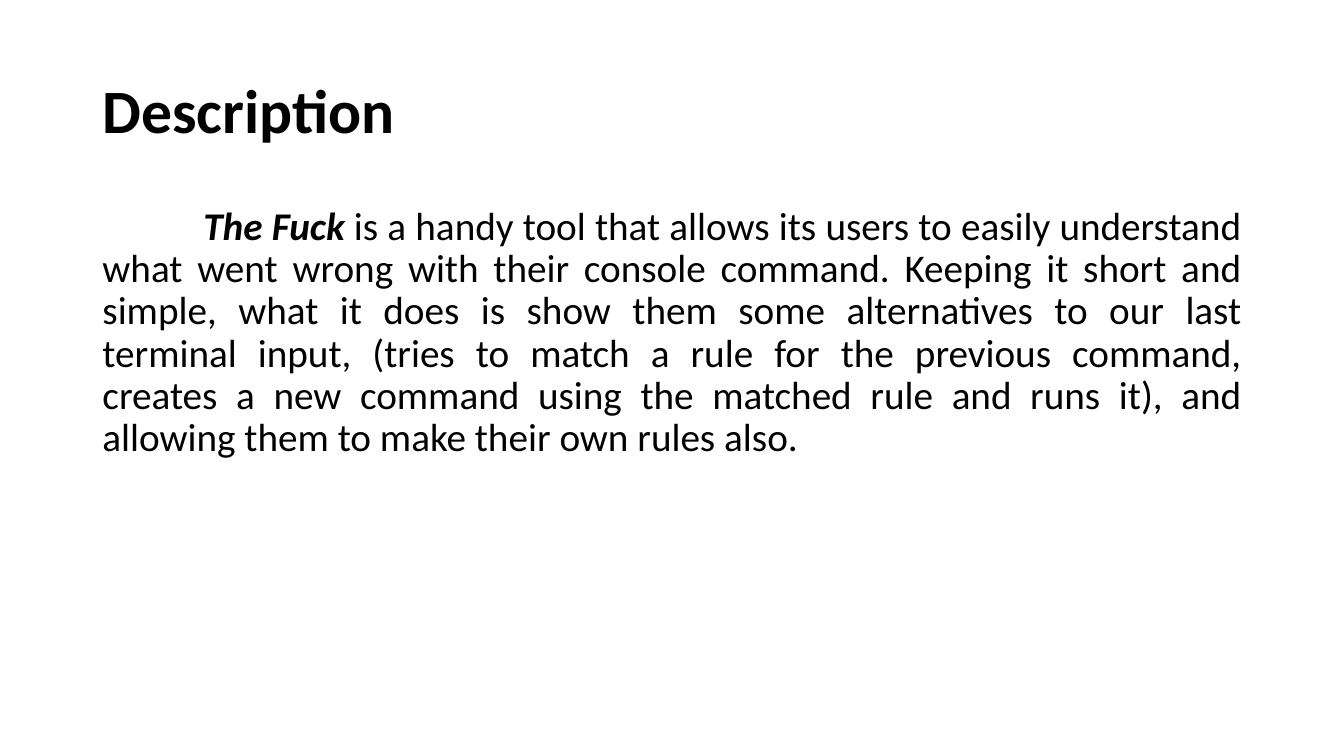
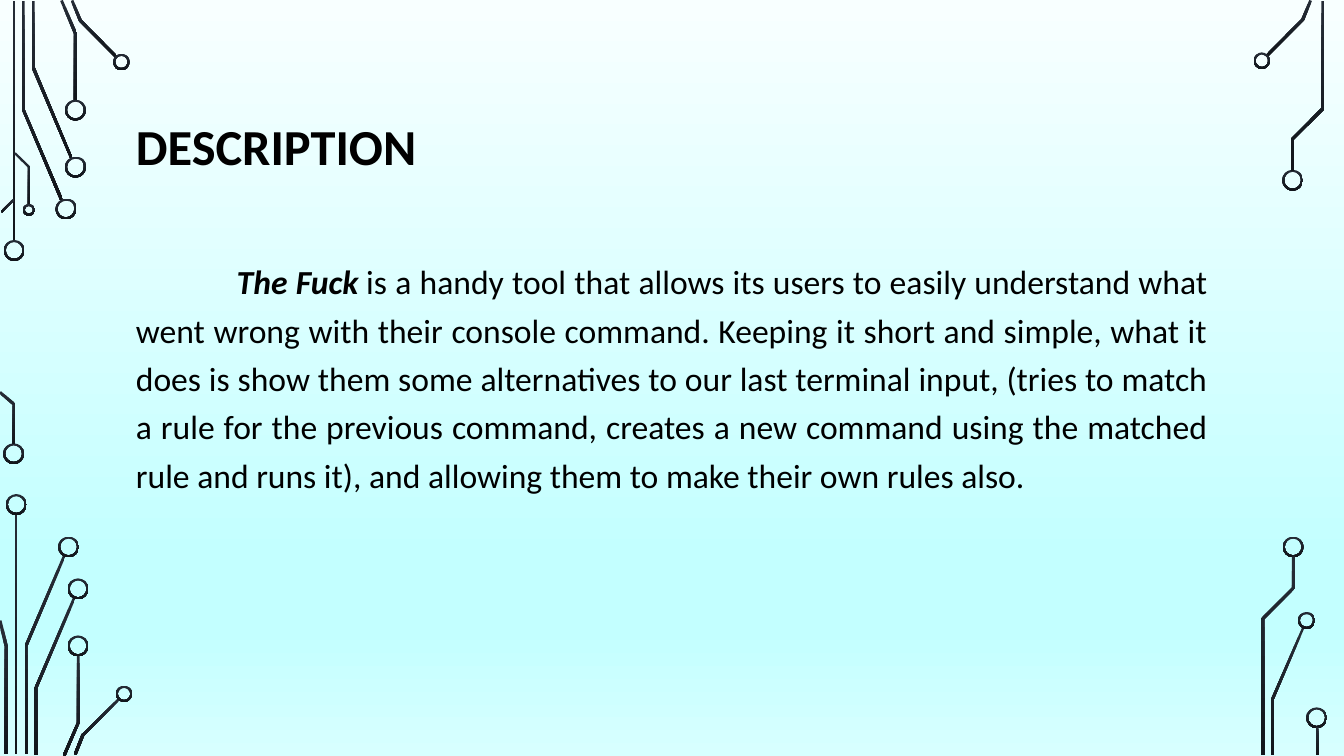
Before and after one commit to dianamoreira/thefuck, a slide deck: slide 2 of ArchSW-docs/The Fuck.pptx. Drawn at 1344x756 pixels with LibreOffice and Linux fonts; fonts in the diff are those of the drawing; background and template pictures are left out. Boxes give left, top, right and bottom in pixels: in the first picture for what was removed or moved away, otherwise in the second. Text is boxed around its words. In the diff, an @@ line names an element or a change of style, - is before the commit and + after.

```diff
--- a/ArchSW-docs/The Fuck.pptx
+++ b/ArchSW-docs/The Fuck.pptx
@@ background #FFFFFF to picture (left out) @@
@@ title at [136,132,416,166]: text changed; size 44 to 36 pt @@
-Description
+DESCRIPTION
@@ text "The Fuck is a handy ...": place and size @@
-text "The Fuck is a handy ..." at [102,212,1242,458]
+text "The Fuck is a handy ..." at [136,270,1207,494]
@@ text "The Fuck is a handy ..." at [136,270,1207,494]: size 28 to 24 pt; line spacing 0.9 to 1.2 @@
@@ group added at [0,0,1328,756]: 33 freeform shapes, 3 rectangles @@
```
Also in this commit, not shown: 10 other slides changed, 10 slides added, 6 slides removed, 1 other file.
